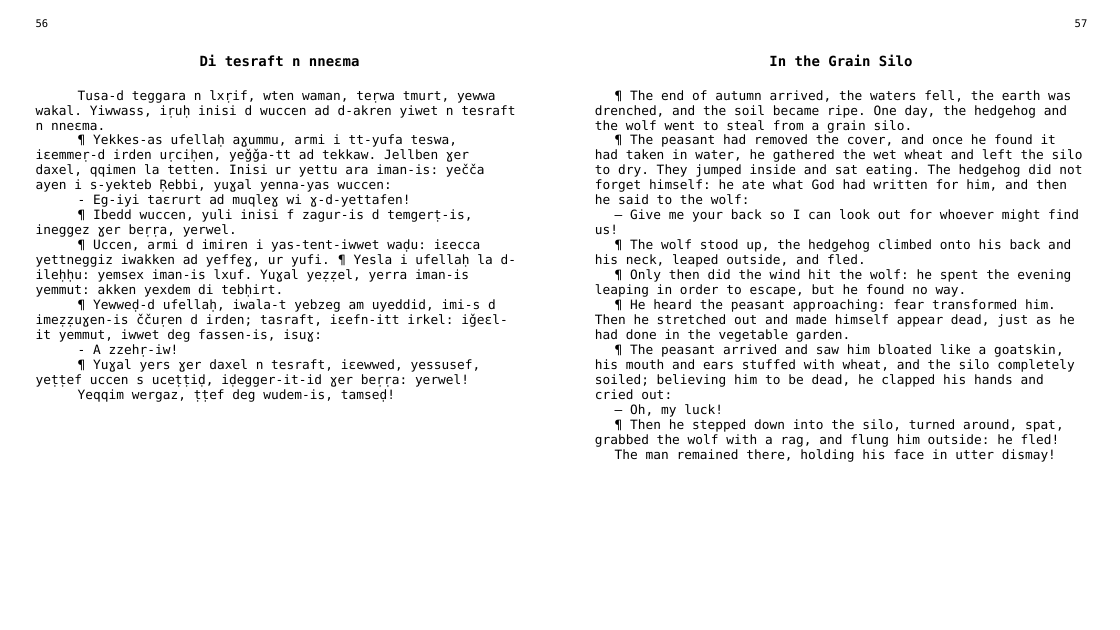
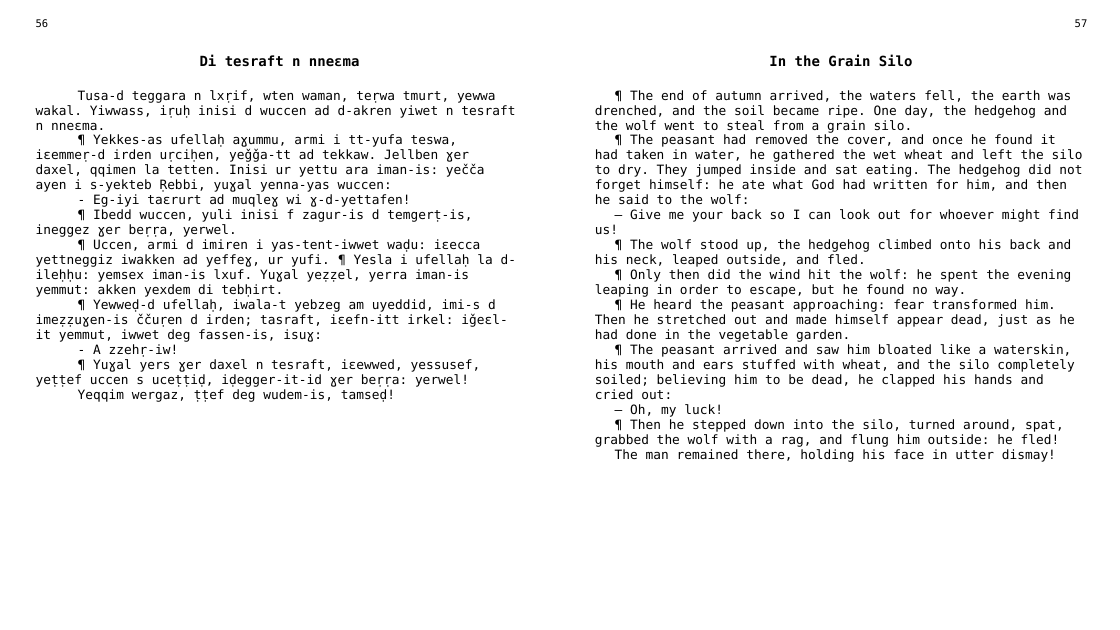
Before and after one commit to sferhah/tamacahut_n_wuccen, a slide deck: slide 24 of Uccen.ConsoleApp/uccen.eng.pptx. Drawn at 1120x630 pixels with LibreOffice and Linux fonts; fonts in the diff are those of the drawing. Boxes give left, top, right and bottom in pixels: in the first picture for what was removed or moved away, otherwise in the second. Text is boxed around its words. In the diff, an @@ line names an element or a change of style, - is before the commit and + after.

```diff
--- a/Uccen.ConsoleApp/uccen.eng.pptx
+++ b/Uccen.ConsoleApp/uccen.eng.pptx
@@ table at <box>27,13,1096,607</box> @@
-row 3, column 3: ¶ The end of autumn arrived, the waters fell, the earth was drenched, and the soil became ripe. One day, the hedgehog and the wolf went to steal from a grain silo. / ¶ The peasant had removed the cover, and once he found it had taken in water, he gathered the wet wheat and left the silo to dry. They jumped inside and sat eating. The hedgehog did not forget himself: he ate what God had written for him, and then he said to the wolf: / — Give me your back so I can look out for whoever might find us! / ¶ The wolf stood up, the hedgehog climbed onto his back and his neck, leaped outside, and fled. / ¶ Only then did the wind hit the wolf: he spent the evening leaping in order to escape, but he found no way. / ¶ He heard the peasant approaching: fear transformed him. Then he stretched out and made himself appear dead, just as he had done in the vegetable garden. / ¶ The peasant arrived and saw him bloated like a goatskin, his mouth and ears stuffed with wheat, and the silo completely soiled; believing him to be dead, he clapped his hands and cried out: / — Oh, my luck! / ¶ Then he stepped down into the silo, turned around, spat, grabbed the wolf with a rag, and flung him outside: he fled! / The man remained there, holding his face in utter dismay!
+row 3, column 3: ¶ The end of autumn arrived, the waters fell, the earth was drenched, and the soil became ripe. One day, the hedgehog and the wolf went to steal from a grain silo. / ¶ The peasant had removed the cover, and once he found it had taken in water, he gathered the wet wheat and left the silo to dry. They jumped inside and sat eating. The hedgehog did not forget himself: he ate what God had written for him, and then he said to the wolf: / — Give me your back so I can look out for whoever might find us! / ¶ The wolf stood up, the hedgehog climbed onto his back and his neck, leaped outside, and fled. / ¶ Only then did the wind hit the wolf: he spent the evening leaping in order to escape, but he found no way. / ¶ He heard the peasant approaching: fear transformed him. Then he stretched out and made himself appear dead, just as he had done in the vegetable garden. / ¶ The peasant arrived and saw him bloated like a waterskin, his mouth and ears stuffed with wheat, and the silo completely soiled; believing him to be dead, he clapped his hands and cried out: / — Oh, my luck! / ¶ Then he stepped down into the silo, turned around, spat, grabbed the wolf with a rag, and flung him outside: he fled! / The man remained there, holding his face in utter dismay!
```
Also in this commit, not shown: 2 other slides changed, 3 other files.
